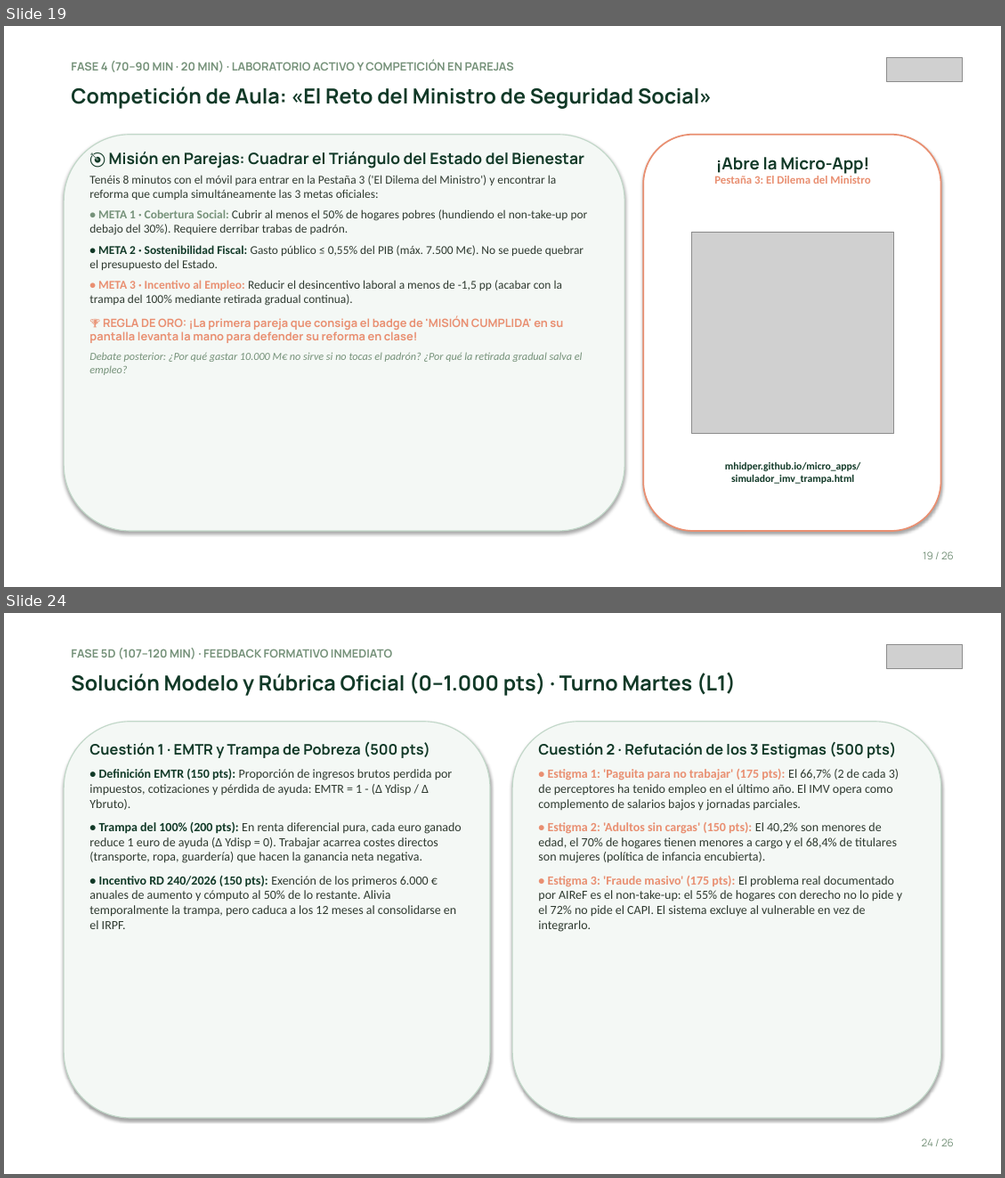
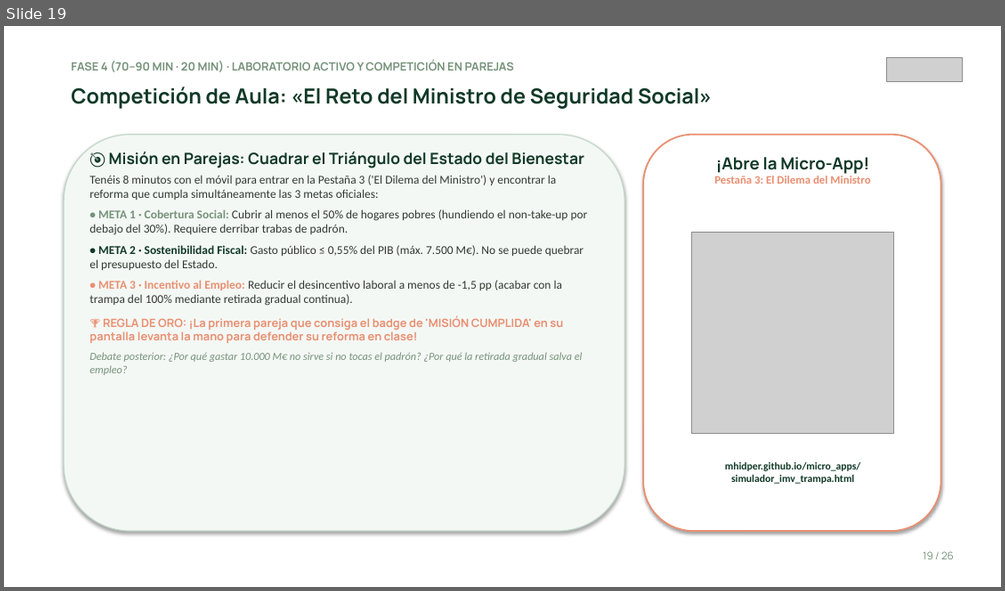
Before and after one commit to mhidper/PSSLL2627, a slide deck: Temas EB/Sesiones EB/Sesion 11/Sesion 11 - Garantia de rentas, trampa de la pobreza e Ingreso Minimo Vital.pptx. Shown one above the other, each under a label of ours: slides 19 and 24 before the commit, slide 19 after it; the slides between them are not shown. The pictures are 1005x1178 and 1005x591 pixels, drawn with LibreOffice and Linux fonts; fonts in the diff are those of the drawing; grey boxes stand for pictures. Boxes give left, top, right and bottom in pixels: in the first picture for what was removed or moved away, otherwise in the second. Text is boxed around its words. In the diff, an @@ line names an element or a change of style, - is before the commit and + after.

```diff
--- a/Temas EB/Sesiones EB/Sesion 11/Sesion 11 - Garantia de rentas, trampa de la pobreza e Ingreso Minimo Vital.pptx
+++ b/Temas EB/Sesiones EB/Sesion 11/Sesion 11 - Garantia de rentas, trampa de la pobreza e Ingreso Minimo Vital.pptx
@@ slide 24 removed at (x1=4, y1=613, x2=1001, y2=1174), background #FFFFFF @@
@@ text removed at (x1=71, y1=648, x2=392, y2=659) @@
-FASE 5D (107–120 MIN) · FEEDBACK FORMATIVO INMEDIATO
@@ picture removed at (x1=886, y1=644, x2=962, y2=668) @@
@@ text removed at (x1=71, y1=672, x2=736, y2=696) @@
-Solución Modelo y Rúbrica Oficial (0–1.000 pts) · Turno Martes (L1)
@@ rounded rectangle removed at (x1=64, y1=722, x2=490, y2=1118) @@
@@ text removed at (x1=89, y1=742, x2=461, y2=929) @@
-Cuestión 1 · EMTR y Trampa de Pobreza (500 pts)
-• Definición EMTR (150 pts): Proporción de ingresos brutos perdida por impuestos, cotizaciones y pérdida de ayuda: EMTR = 1 - (Δ Ydisp / Δ Ybruto).
-• Trampa del 100% (200 pts): En renta diferencial pura, cada euro ganado reduce 1 euro de ayuda (Δ Ydisp = 0). Trabajar acarrea costes directos (transporte, ropa, guardería) que hacen la ganancia neta negativa.
-• Incentivo RD 240/2026 (150 pts): Exención de los primeros 6.000 € anuales de aumento y cómputo al 50% de lo restante. Alivia temporalmente la trampa, pero caduca a los 12 meses al consolidarse en el IRPF.
@@ rounded rectangle removed at (x1=512, y1=722, x2=941, y2=1118) @@
@@ text removed at (x1=538, y1=742, x2=902, y2=932) @@
-Cuestión 2 · Refutación de los 3 Estigmas (500 pts)
-• Estigma 1: 'Paguita para no trabajar' (175 pts): El 66,7% (2 de cada 3) de perceptores ha tenido empleo en el último año. El IMV opera como complemento de salarios bajos y jornadas parciales.
-• Estigma 2: 'Adultos sin cargas' (150 pts): El 40,2% son menores de edad, el 70% de hogares tienen menores a cargo y el 68,4% de titulares son mujeres (política de infancia encubierta).
-• Estigma 3: 'Fraude masivo' (175 pts): El problema real documentado por AIReF es el non-take-up: el 55% de hogares con derecho no lo pide y el 72% no pide el CAPI. El sistema excluye al vulnerable en vez de integrarlo.
@@ text removed at (x1=922, y1=1138, x2=954, y2=1146) @@
-24 / 26
```
Also in this commit, not shown: 2 slides changed, 4 other slides removed, 23 other files.
